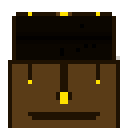
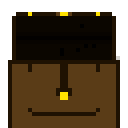
Two versions of the same layered image (128×128). Layer-by-layer changes:
painted on "Background" over [28, 72, 100, 120]
